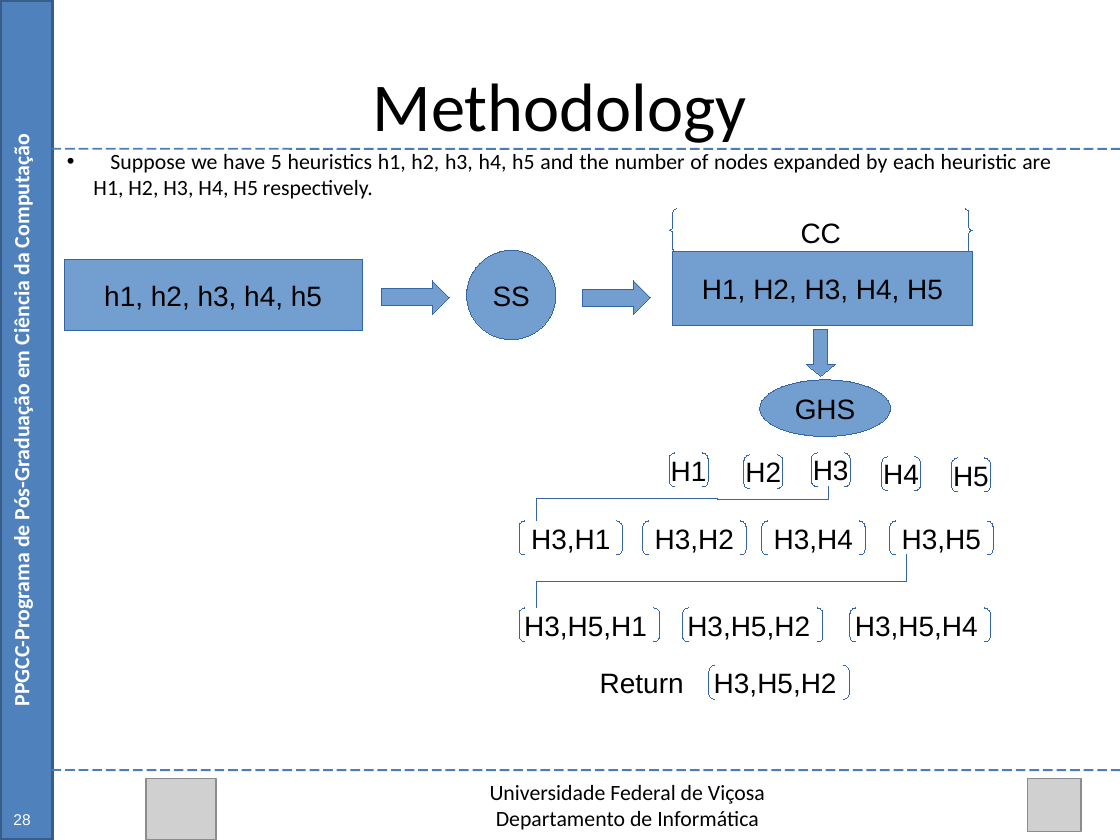
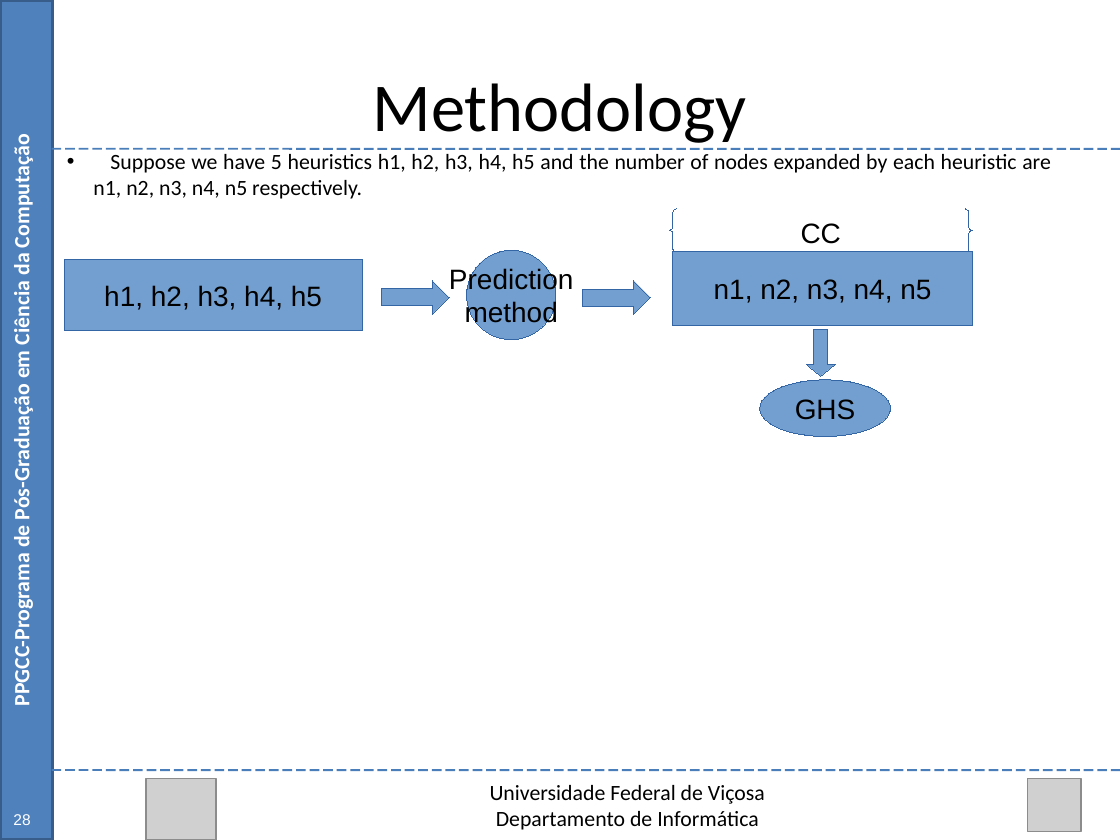
Before and after one commit to Marvinsky/research-marvin, a slide deck: slide 28 of latex/odp/selection heuristics.odp (slide 50 before the commit). Drawn at 1120x840 pixels with LibreOffice and Linux fonts; fonts in the diff are those of the drawing; grey boxes stand for pictures. Boxes give left, top, right and bottom in pixels: in the first picture for what was removed or moved away, otherwise in the second. Text is boxed around its words. In the diff, an @@ line names an element or a change of style, - is before the commit and + after.

Commit message:
11/09/15 update selection heuristics.odp

```diff
--- a/latex/odp/selection heuristics.odp
+++ b/latex/odp/selection heuristics.odp
@@ text at bbox=[93, 154, 1051, 199]: text changed @@
-• Suppose we have 5 heuristics h1, h2, h3, h4, h5 and the number of nodes expanded by each heuristic are H1, H2, H3, H4, H5 respectively.
+• Suppose we have 5 heuristics h1, h2, h3, h4, h5 and the number of nodes expanded by each heuristic are n1, n2, n3, n4, n5 respectively.
@@ text in ellipse at bbox=[449, 267, 573, 328]: text changed @@
-SS
+Prediction
+method
@@ text in rectangle at bbox=[714, 279, 931, 303]: text changed @@
-H1, H2, H3, H4, H5
+n1, n2, n3, n4, n5
@@ bracket pair removed at bbox=[670, 452, 709, 486] @@
-H1
@@ bracket pair removed at bbox=[744, 455, 783, 488] @@
-H2
@@ bracket pair removed at bbox=[811, 452, 850, 486] @@
-H3
@@ bracket pair removed at bbox=[881, 457, 921, 491] @@
-H4
@@ bracket pair removed at bbox=[952, 458, 991, 492] @@
-H5
@@ elbow line removed from (829, 487) to (536, 521) @@
@@ bracket pair removed at bbox=[520, 521, 623, 554] @@
-H3,H1
@@ bracket pair removed at bbox=[643, 521, 746, 554] @@
-H3,H2
@@ bracket pair removed at bbox=[762, 521, 865, 554] @@
-H3,H4
@@ bracket pair removed at bbox=[889, 521, 992, 554] @@
-H3,H5
@@ elbow line removed from (907, 556) to (536, 608) @@
@@ bracket pair removed at bbox=[520, 608, 661, 642] @@
-H3,H5,H1
@@ bracket pair removed at bbox=[682, 608, 823, 642] @@
-H3,H5,H2
@@ bracket pair removed at bbox=[850, 608, 991, 642] @@
-H3,H5,H4
@@ text removed at bbox=[600, 673, 684, 694] @@
-Return
@@ bracket pair removed at bbox=[709, 665, 850, 699] @@
-H3,H5,H2
```
Also in this commit, not shown: 12 other slides changed, 20 slides removed.
